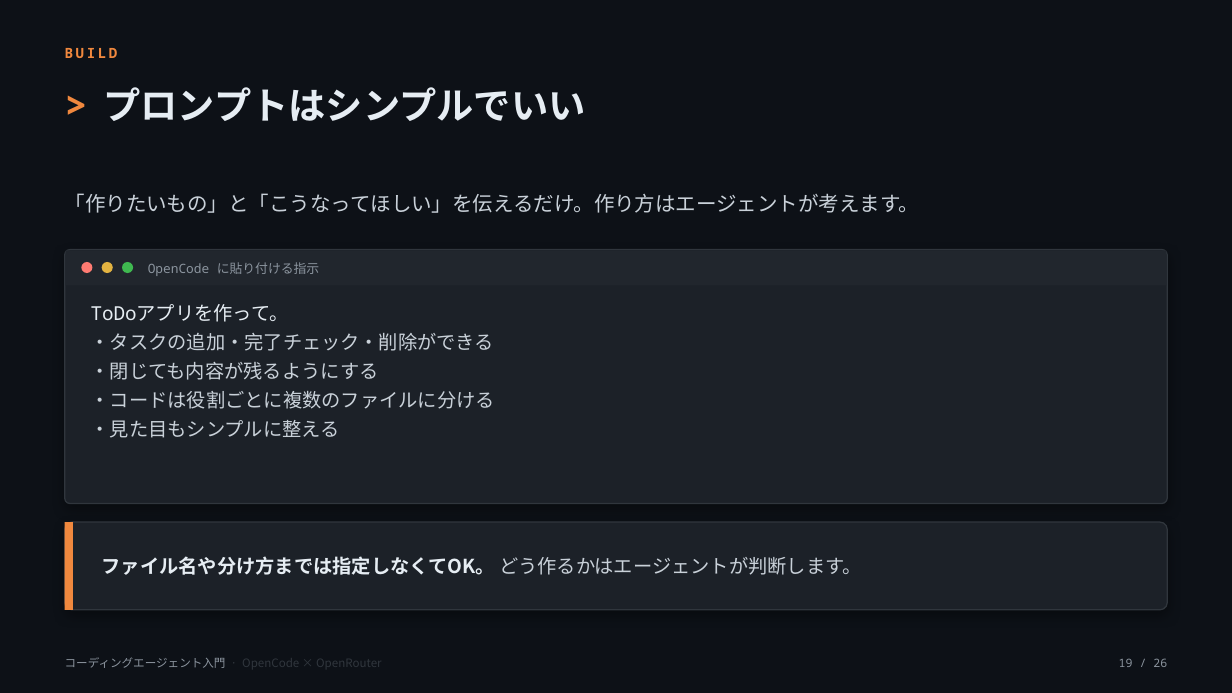
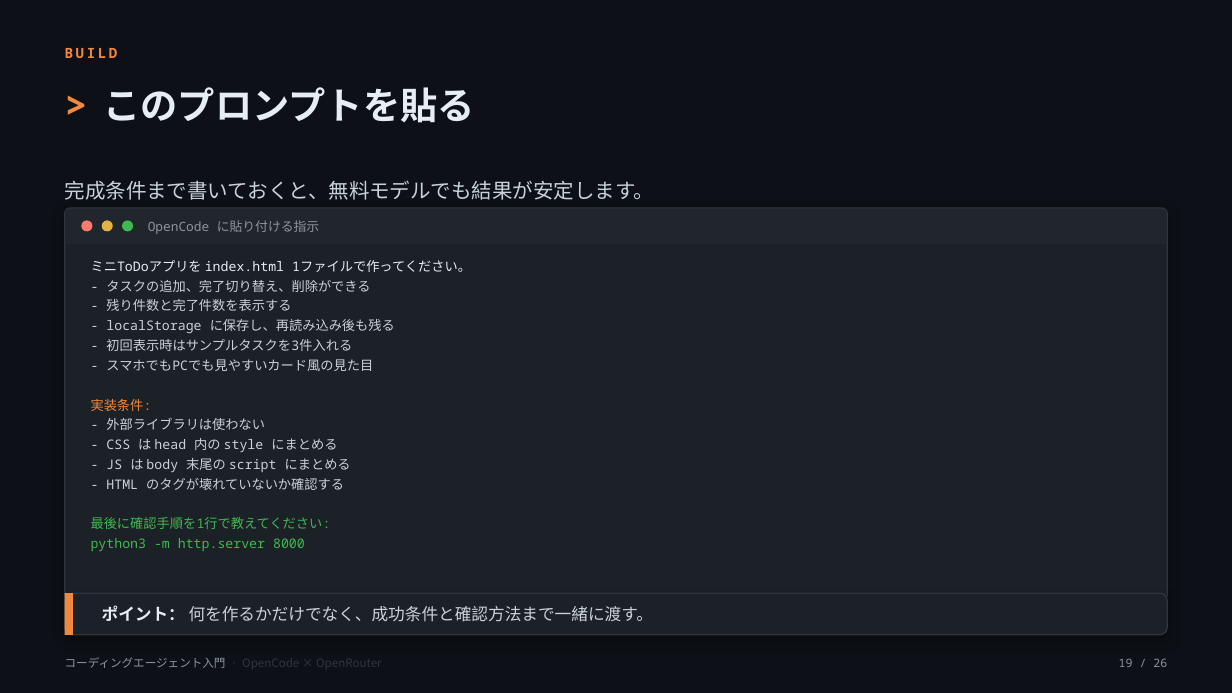
Before and after one commit to OJII3/opencode_openrouter_free_example, a slide deck: slide 19 of slides/seminar.pptx. Drawn at 1232x693 pixels with LibreOffice and Linux fonts; fonts in the diff are those of the drawing. Boxes give left, top, right and bottom in pixels: in the first picture for what was removed or moved away, otherwise in the second. Text is boxed around its words. In the diff, an @@ line names an element or a change of style, - is before the commit and + after.

```diff
--- a/slides/seminar.pptx
+++ b/slides/seminar.pptx
@@ text at (x1=104, y1=87, x2=475, y2=123): text changed @@
-プロンプトはシンプルでいい
+このプロンプトを貼る
@@ rounded rectangle resized from (x1=65, y1=250, x2=1167, y2=504) to (x1=65, y1=208, x2=1167, y2=601) @@
@@ rounded rectangle at (x1=65, y1=208, x2=1167, y2=601): proportions changed @@
@@ text at (x1=65, y1=180, x2=654, y2=200): text changed @@
-「作りたいもの」と「こうなってほしい」を伝えるだけ。作り方はエージェントが考えます。
+完成条件まで書いておくと、無料モデルでも結果が安定します。
@@ 3 ellipses, 1 text, 1 rectangle moved together from (x1=66, y1=250, x2=1166, y2=286) to (x1=66, y1=209, x2=1166, y2=244) @@
@@ text at (x1=91, y1=260, x2=471, y2=551): text changed; size 15 to 10.3 pt @@
-ToDoアプリを作って。
-・タスクの追加・完了チェック・削除ができる
-・閉じても内容が残るようにする
-・コードは役割ごとに複数のファイルに分ける
-・見た目もシンプルに整える
+ミニToDoアプリを index.html 1ファイルで作ってください。
+- タスクの追加、完了切り替え、削除ができる
+- 残り件数と完了件数を表示する
+- localStorage に保存し、再読み込み後も残る
+- 初回表示時はサンプルタスクを3件入れる
+- スマホでもPCでも見やすいカード風の見た目
+実装条件:
+- 外部ライブラリは使わない
+- CSS は head 内の style にまとめる
+- JS は body 末尾の script にまとめる
+- HTML のタグが壊れていないか確認する
+最後に確認手順を1行で教えてください:
+python3 -m http.server 8000
@@ rounded rectangle at (x1=65, y1=593, x2=1167, y2=635): proportions changed @@
@@ rounded rectangle resized from (x1=65, y1=522, x2=1167, y2=610) to (x1=65, y1=593, x2=1167, y2=635) @@
@@ rectangle resized from (x1=65, y1=522, x2=73, y2=610) to (x1=65, y1=593, x2=73, y2=635) @@
@@ text at (x1=102, y1=605, x2=653, y2=622): text changed; size 15 to 13 pt; text colour #E6EDF3 to #C9D1D9; bold off @@
-ファイル名や分け方までは指定しなくてOK。 どう作るかはエージェントが判断します。
+ポイント： 何を作るかだけでなく、成功条件と確認方法まで一緒に渡す。
```
Also in this commit, not shown: 5 other slides changed, 3 other files.
